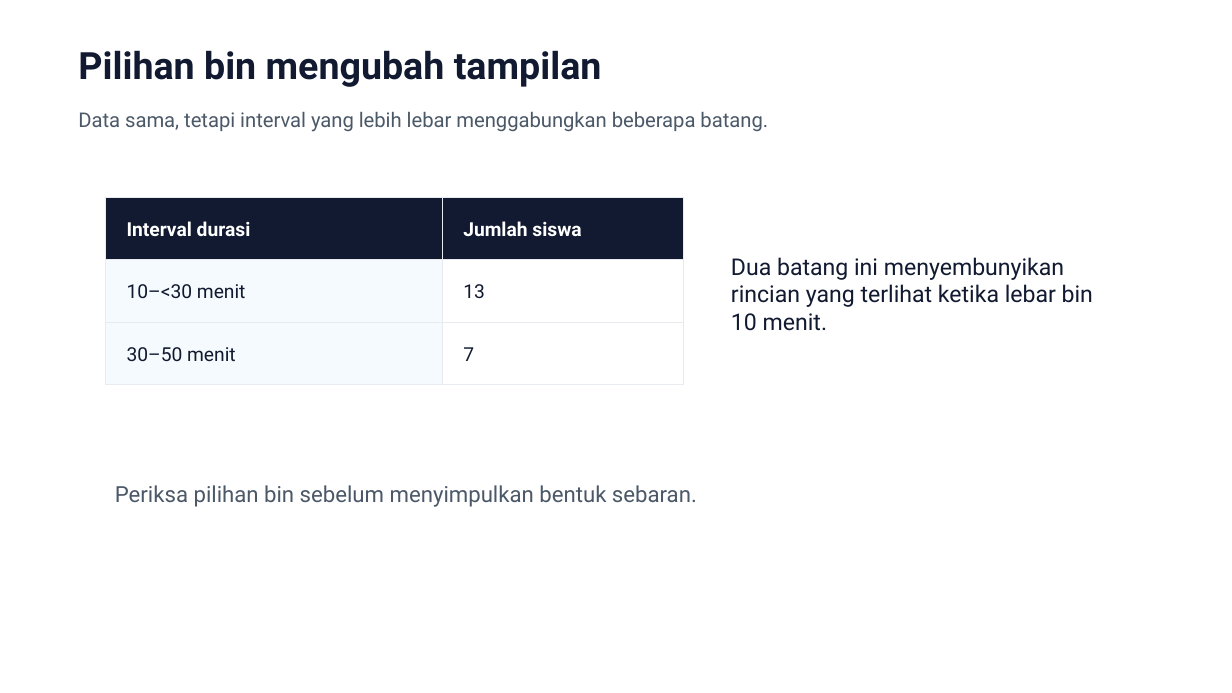
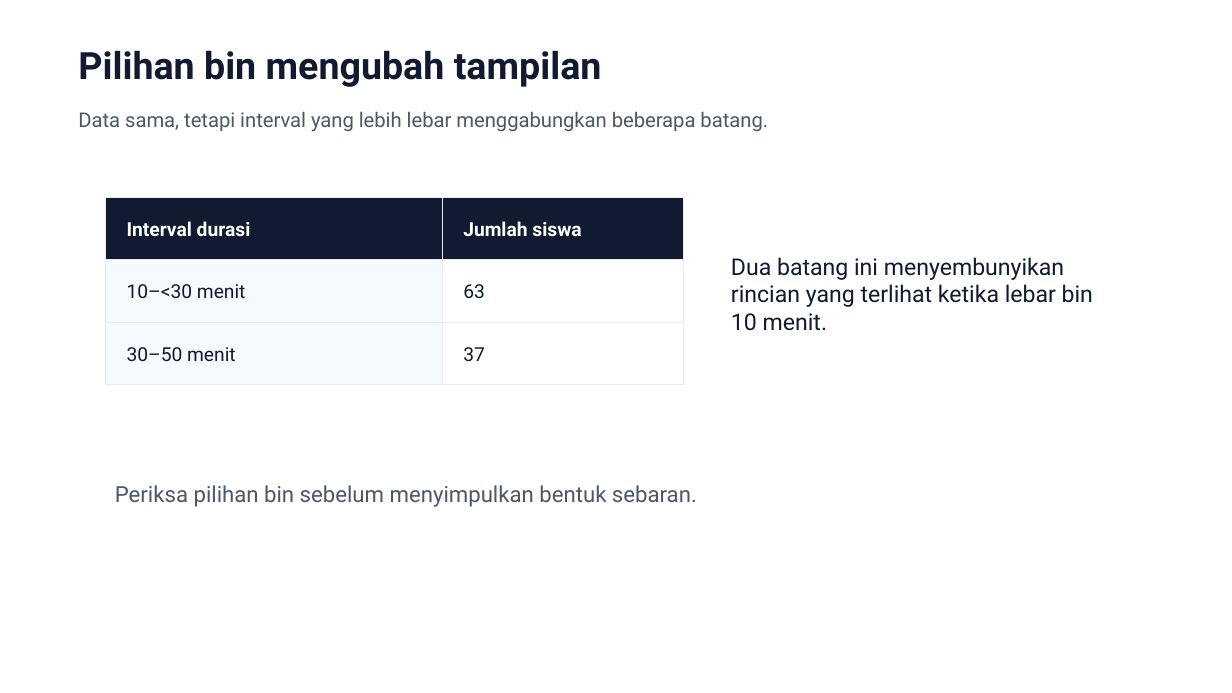
Before and after one commit to daf2a/course, a slide deck: slide 7 of level-03/04-histogram-dan-box-plot/slide/Histogram_dan_Box_Plot_final.pptx. Drawn at 1232x693 pixels with LibreOffice and Linux fonts; fonts in the diff are those of the drawing. Boxes give left, top, right and bottom in pixels: in the first picture for what was removed or moved away, otherwise in the second. Text is boxed around its words. In the diff, an @@ line names an element or a change of style, - is before the commit and + after.

```diff
--- a/level-03/04-histogram-dan-box-plot/slide/Histogram_dan_Box_Plot_final.pptx
+++ b/level-03/04-histogram-dan-box-plot/slide/Histogram_dan_Box_Plot_final.pptx
@@ text at [463, 284, 485, 298]: text changed @@
-13
+63
@@ text at [463, 347, 485, 361]: text changed @@
-7
+37
```
Also in this commit, not shown: 7 other slides changed, 2 slides added, 2 slides removed, 2 other files.
